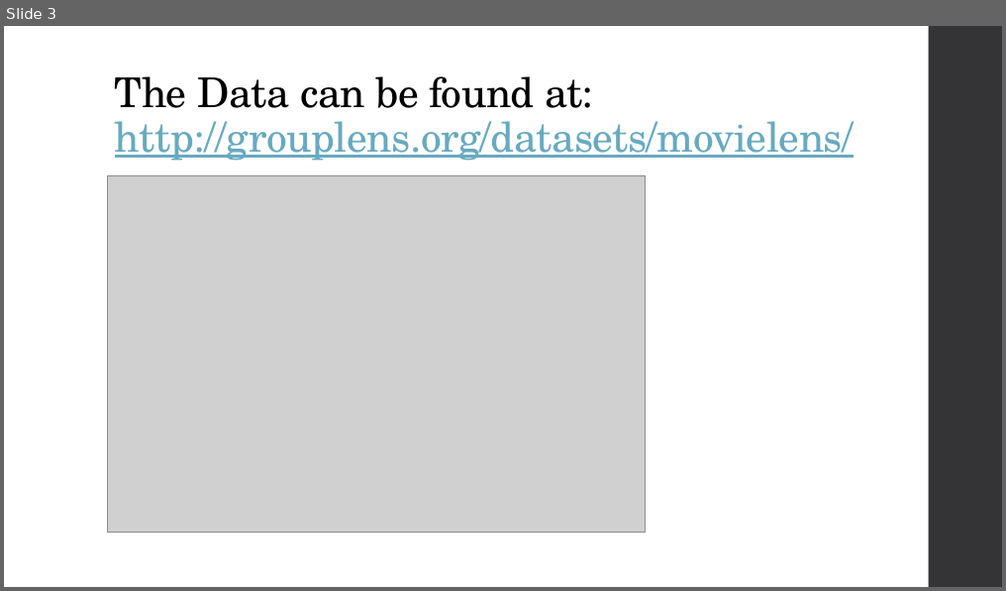
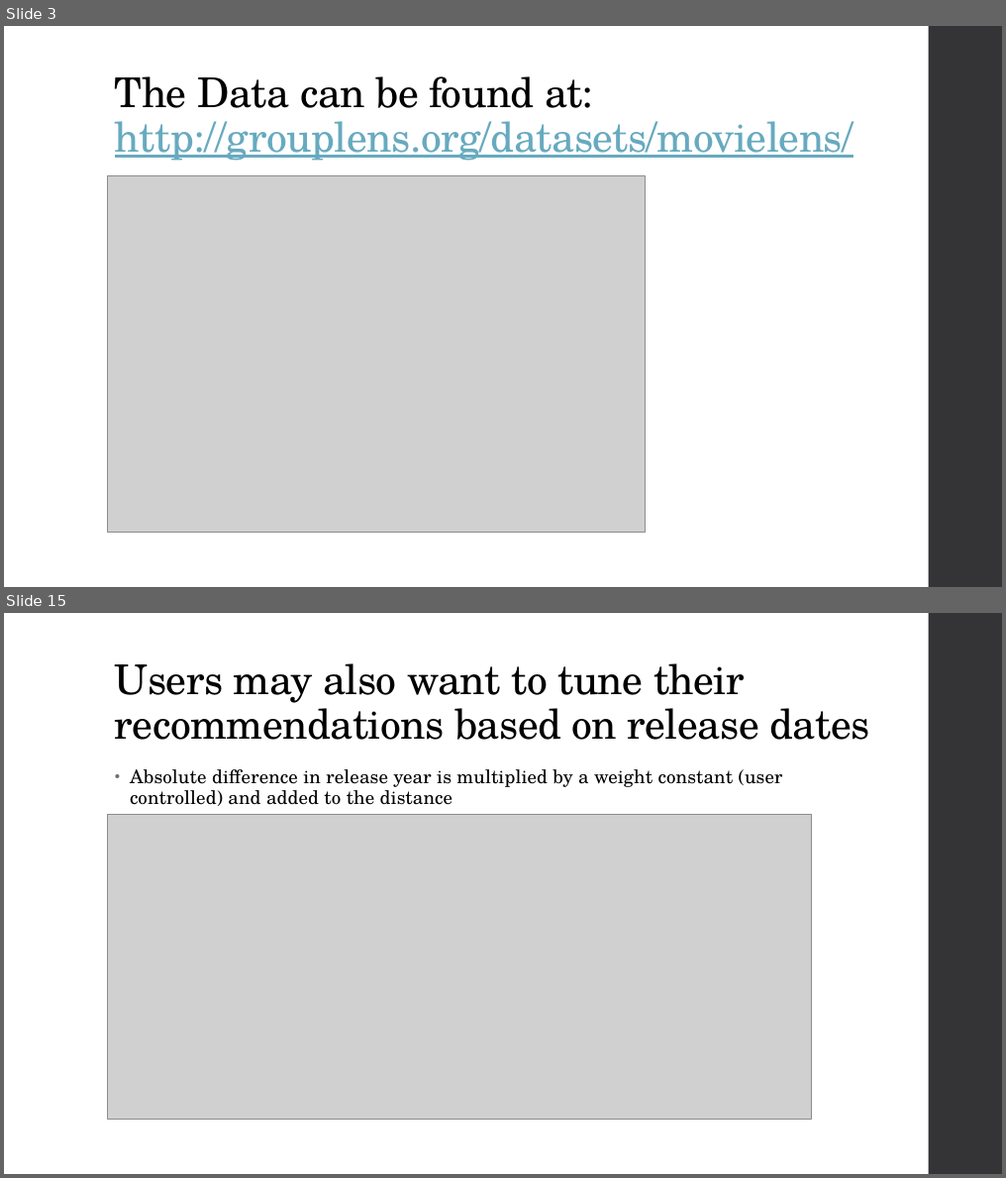
Before and after one commit to SomilB/Data-Science-Intensive---Capstone-Project, a slide deck: Capstone Presentation.pptx. Shown one above the other, each under a label of ours: slide 3 before the commit, slides 3 and 15 after it; the slides between them are not shown. The pictures are 1006x591 and 1006x1178 pixels, drawn with LibreOffice and Linux fonts; fonts in the diff are those of the drawing; grey boxes stand for pictures. Boxes give left, top, right and bottom in pixels: in the first picture for what was removed or moved away, otherwise in the second. Text is boxed around its words. In the diff, an @@ line names an element or a change of style, - is before the commit and + after.

```diff
--- a/Capstone Presentation.pptx
+++ b/Capstone Presentation.pptx
@@ slide 15 added at <box>4,613,1002,1174</box>, background #FFFFFF; not listed: 1 template element that a slide beside it also shows @@
@@ title added at <box>115,663,869,740</box>, 39.6 pt, text #000000 @@
+Users may also want to tune their recommendations based on release dates
@@ text added at <box>130,769,783,806</box>, 18 pt, text #000000 @@
+• Absolute difference in release year is multiplied by a weight constant (user controlled) and added to the distance
@@ picture added at <box>107,814,811,1119</box> @@
```
Also in this commit, not shown: 7 slides changed, 9 other slides added, 2 slides removed.
